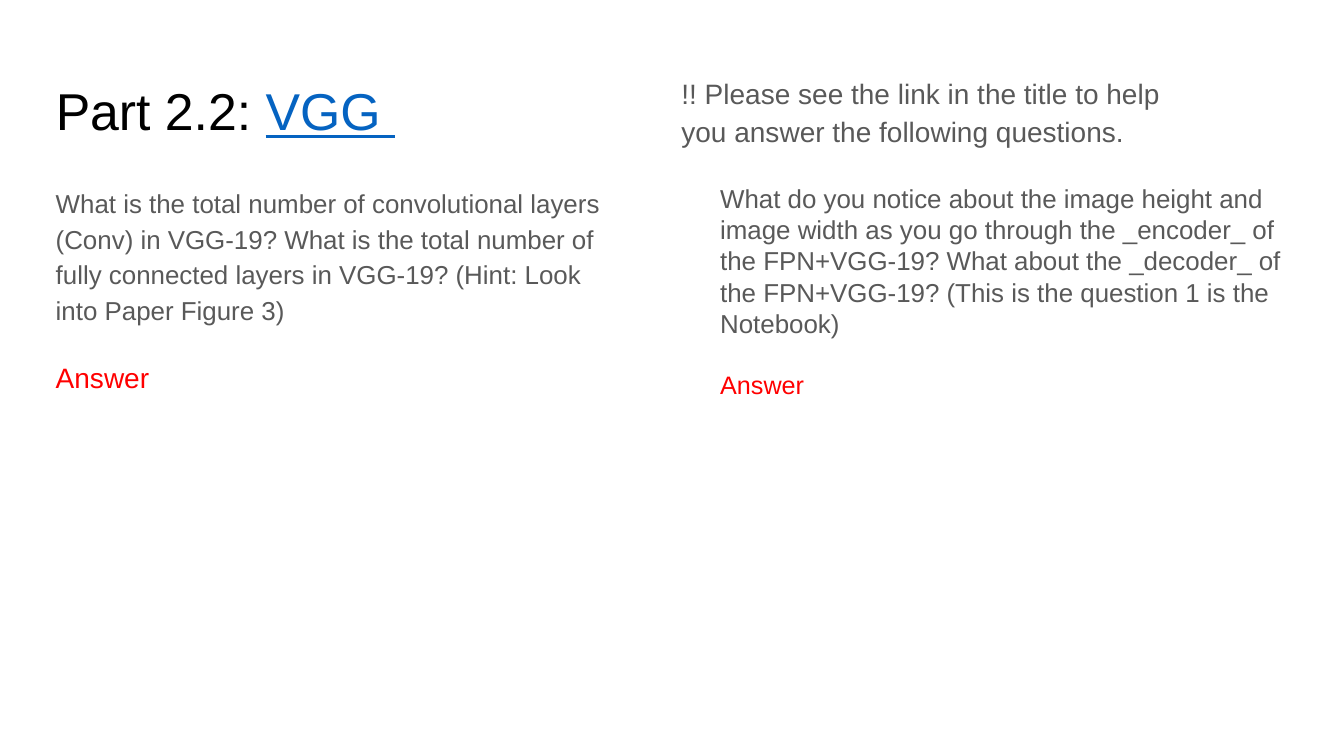
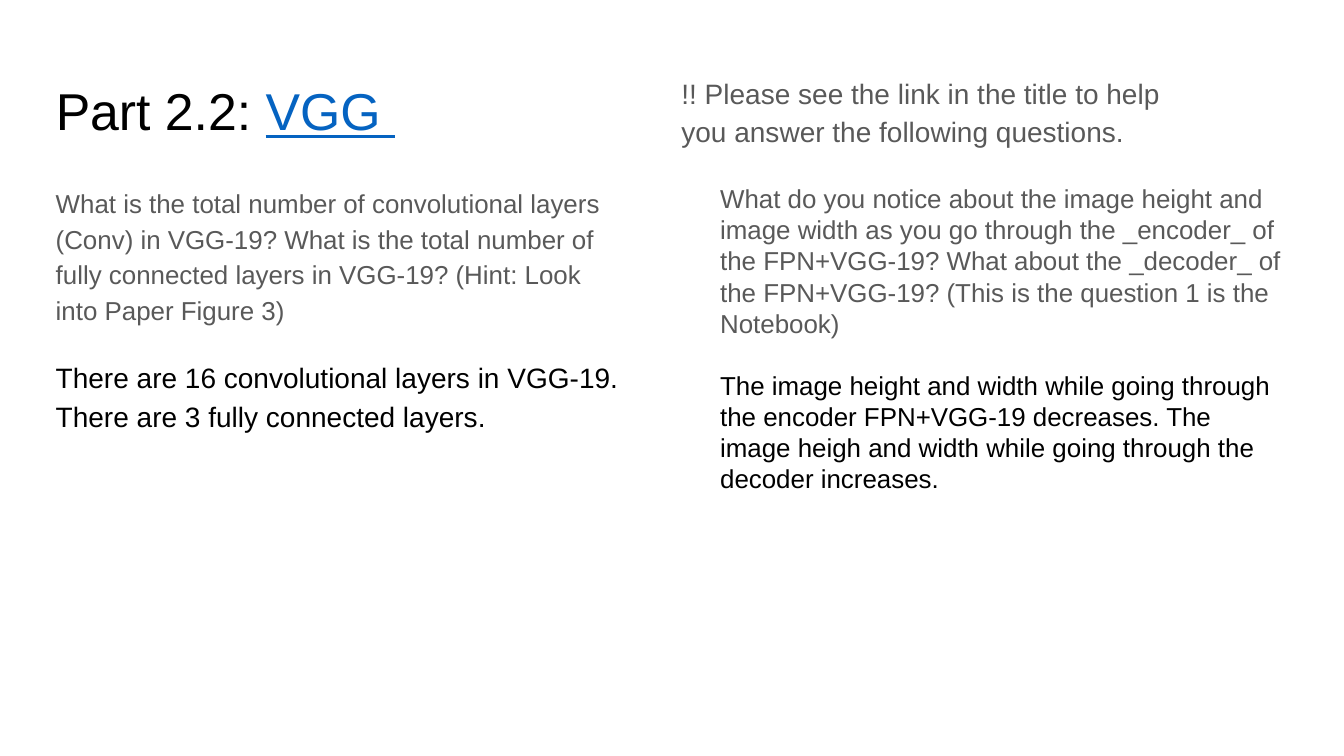
Before and after one commit to AaronLopes/vision-projs, a slide deck: slide 8 of proj2_release/proj2_template.pptx. Drawn at 1344x756 pixels with LibreOffice and Linux fonts; fonts in the diff are those of the drawing. Boxes give left, top, right and bottom in pixels: in the first picture for what was removed or moved away, otherwise in the second. Text is boxed around its words. In the diff, an @@ line names an element or a change of style, - is before the commit and + after.

```diff
--- a/proj2_release/proj2_template.pptx
+++ b/proj2_release/proj2_template.pptx
@@ text at (x1=56, y1=367, x2=618, y2=432): text changed; text colour #FF0000 to #000000 @@
-Answer
+There are 16 convolutional layers in VGG-19. There are 3 fully connected layers.
@@ text at (x1=720, y1=376, x2=1270, y2=489): text changed; size 18 to 18.5 pt; text colour #FF0000 to #000000 @@
-Answer
+The image height and width while going through the encoder FPN+VGG-19 decreases. The image heigh and width while going through the decoder increases.
```
Also in this commit, not shown: 8 other slides changed, 46 other files.
